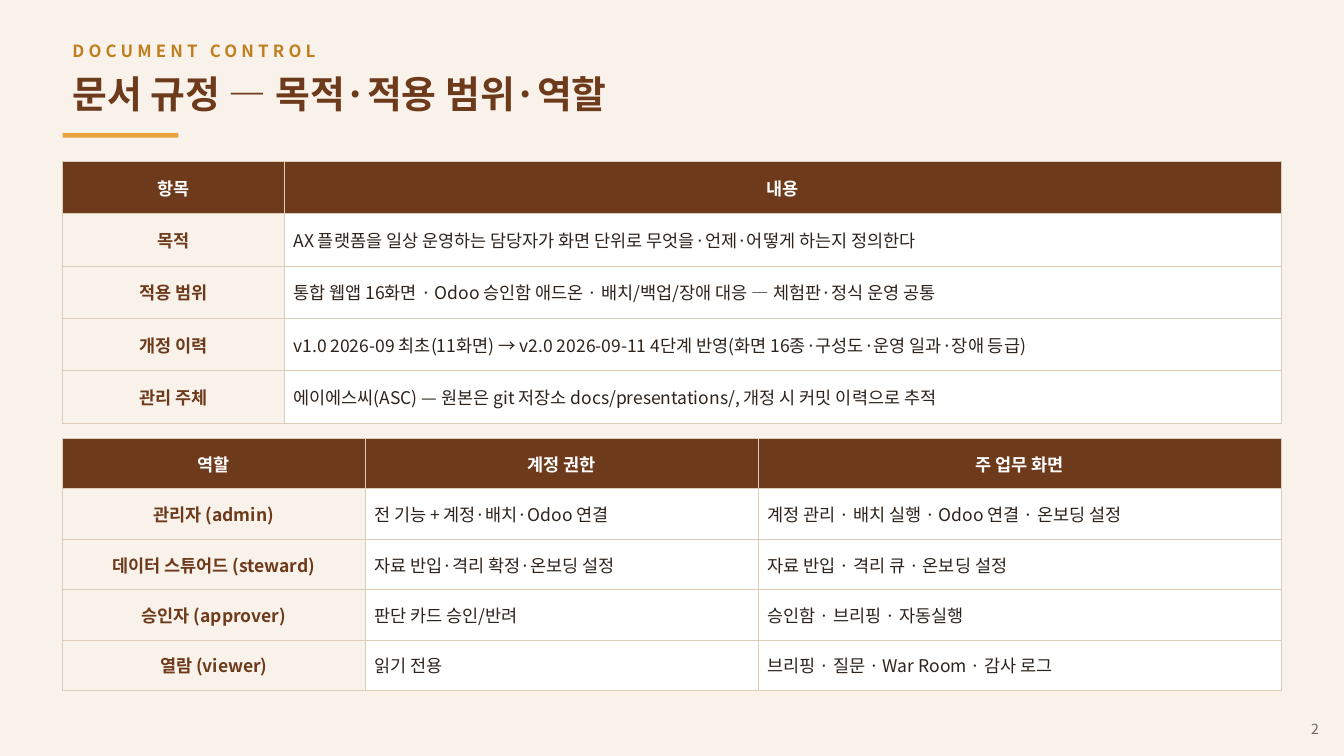
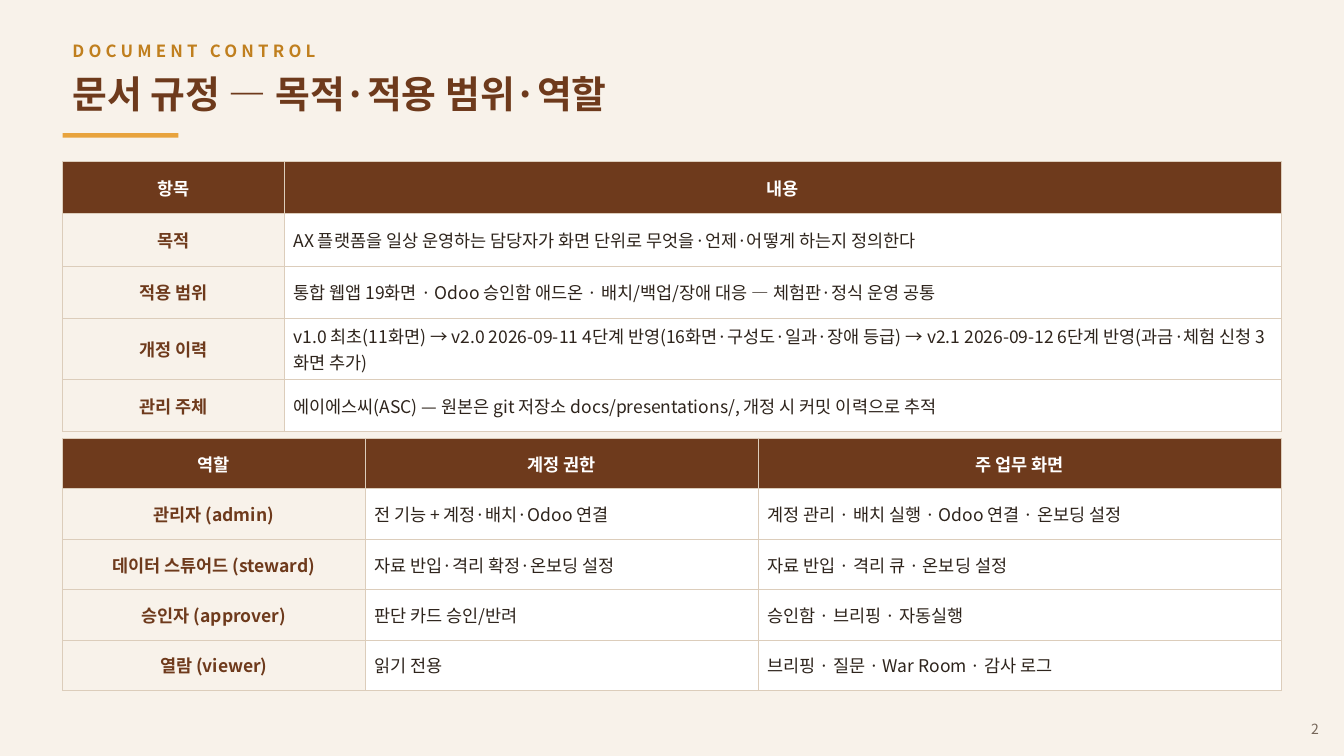
Before and after one commit to asclhg-web/thirdbrain-web, a slide deck: slide 2 of docs/presentations/AX_Operations_Manual_v2.pptx. Drawn at 1344x756 pixels with LibreOffice and Linux fonts; fonts in the diff are those of the drawing. Boxes give left, top, right and bottom in pixels: in the first picture for what was removed or moved away, otherwise in the second. Text is boxed around its words. In the diff, an @@ line names an element or a change of style, - is before the commit and + after.

```diff
--- a/docs/presentations/AX_Operations_Manual_v2.pptx
+++ b/docs/presentations/AX_Operations_Manual_v2.pptx
@@ table at [63,161,1281,422] @@
-row 3, column 2: 통합 웹앱 16화면 · Odoo 승인함 애드온 · 배치/백업/장애 대응 — 체험판·정식 운영 공통
+row 3, column 2: 통합 웹앱 19화면 · Odoo 승인함 애드온 · 배치/백업/장애 대응 — 체험판·정식 운영 공통
-row 4, column 2: v1.0 2026-09 최초(11화면) → v2.0 2026-09-11 4단계 반영(화면 16종·구성도·운영 일과·장애 등급)
+row 4, column 2: v1.0 최초(11화면) → v2.0 2026-09-11 4단계 반영(16화면·구성도·일과·장애 등급) → v2.1 2026-09-12 6단계 반영(과금·체험 신청 3화면 추가)
```
Also in this commit, not shown: 9 other slides changed, 3 slides added, 1 other file.
